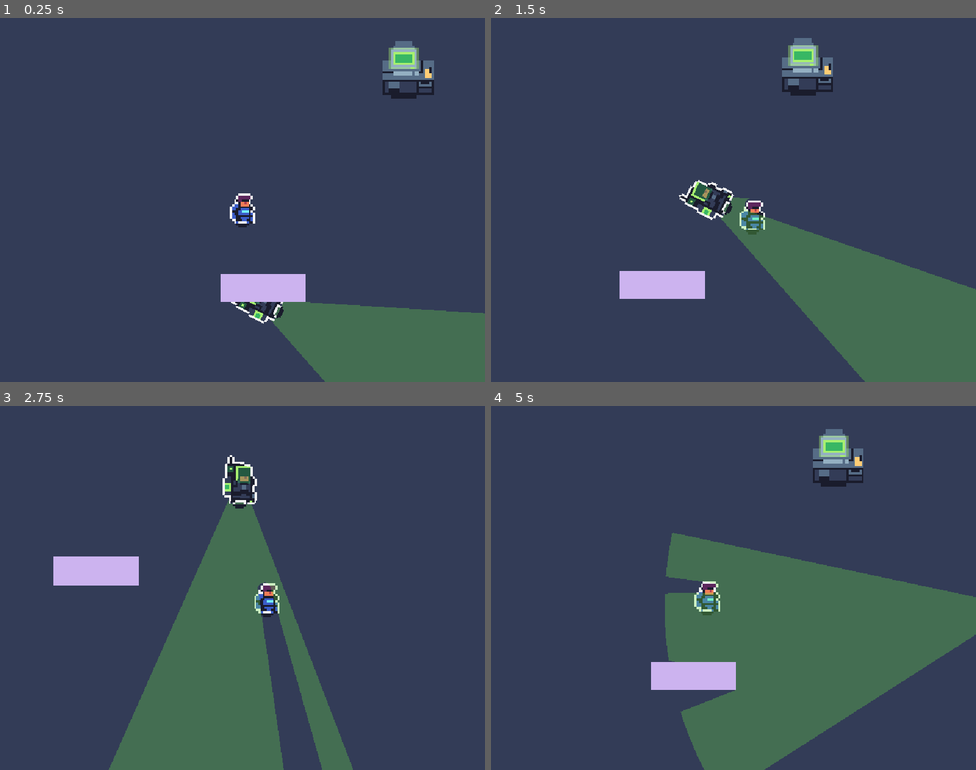
Above: before the commit, frames 1-4 (two rows, left to right).
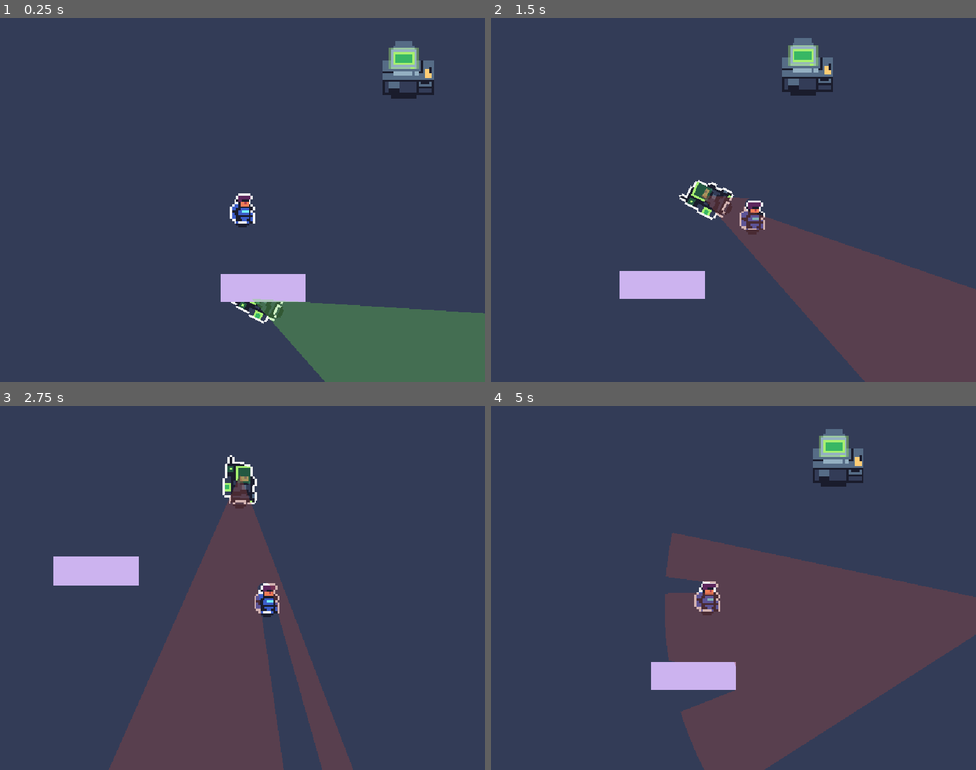
Above: after the commit, the same moments.

Repository: raumsie/Silent-Protocol
Game: Godot game, scene res://Scenes/Level.tscn
The game is run twice, just before and just after one commit, with the same random seed, the same clock (stepped at 60 frames per second) and the same inputs.
Inputs:
- Up to frame 1 (0.25 s): no input
- Up to frame 2 (1.5 s): hold Right (ui_right) 0.53-1.28 s; hold Down (ui_down) from 1.28 s (still down)
- Up to frame 3 (2.75 s): release Down (ui_down) at 2.03 s; hold Right (ui_right) from 2.03 s (still down)
- Up to frame 4 (5 s): release Right (ui_right) at 2.78 s; hold Up (ui_up) 2.78-3.53 s; hold Left (ui_left) from 3.53 s (still down)

The runs differ from the first frame. In frame 1, 0.2% of the frame differs, in the area x 52-62%, y 77-84%; in frame 2, 13%; in frame 3, 18%; in frame 4, 25%, in the area x 35-100%, y 34-100%.

Commit message:
Fixed vision cone renderer. Changed colors to transparent. (10/18/25)

Diff:
--- a/Scenes/enemy.tscn
+++ b/Scenes/enemy.tscn
@@ -9,16 +9,20 @@
 [node name="Enemy" type="CharacterBody2D" node_paths=PackedStringArray("vision_renderer")]
 script = ExtResource("1_hghv2")
 vision_renderer = NodePath("VisionCone2D/VisionConeRenderer2")
-alert_color = Color(1, 0, 0, 1)
+alert_color = Color(0.6, 0.27058825, 0.24705882, 0.36862746)
 
 [node name="CollisionShape2D" type="CollisionShape2D" parent="."]
 visible = false
 shape = SubResource("CapsuleShape2D_ne65n")
 
-[node name="VisionCone2D" parent="." instance=ExtResource("2_1f0kj")]
+[node name="VisionCone2D" parent="." node_paths=PackedStringArray("write_polygon2d") instance=ExtResource("2_1f0kj")]
+show_behind_parent = true
 angle_deg = 45
+write_polygon2d = NodePath("VisionConeRenderer2")
 
 [node name="VisionConeRenderer2" type="Polygon2D" parent="VisionCone2D"]
+show_behind_parent = true
+color = Color(0.43137255, 0.92941177, 0.2784314, 0.28627452)
 
 [node name="VisionConeArea2" type="Area2D" parent="VisionCone2D"]
 unique_name_in_owner = true
@@ -27,6 +31,7 @@
 polygon = PackedVector2Array(190, 458, -192, 459, -2, 11)
 
 [node name="Sprite2D" type="Sprite2D" parent="."]
+visibility_layer = 7
 texture = ExtResource("3_afpow")
 hframes = 10
 vframes = 38
--- a/Scripts/Enemy.gd
+++ b/Scripts/Enemy.gd
@@ -62,6 +62,8 @@
 		print("Vision Renderer Polygon Points: ", vision_renderer.polygon.size())
 		print("Current Color: ", vision_renderer.color)
 
+# Uncomment to debug color change
+'''
 	# Force a color change to test visibility
 	await get_tree().create_timer(0.5).timeout
 	if vision_renderer:
@@ -72,7 +74,7 @@
 	if vision_renderer:
 		vision_renderer.color = Color.BLUE
 		print("Test: Changed to BLUE")
-
+'''
 
 
 
Not shown, changed: addons/vision_cone_2d/examples/example.tscn
